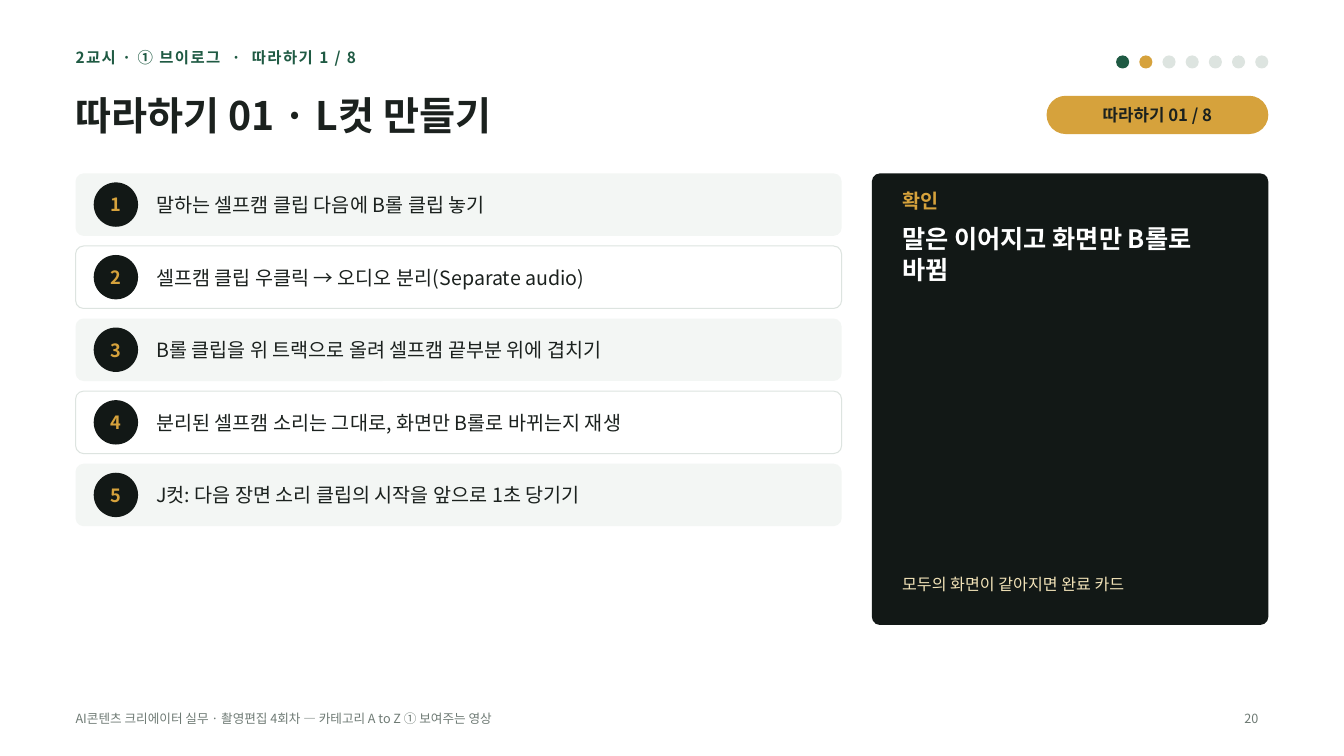
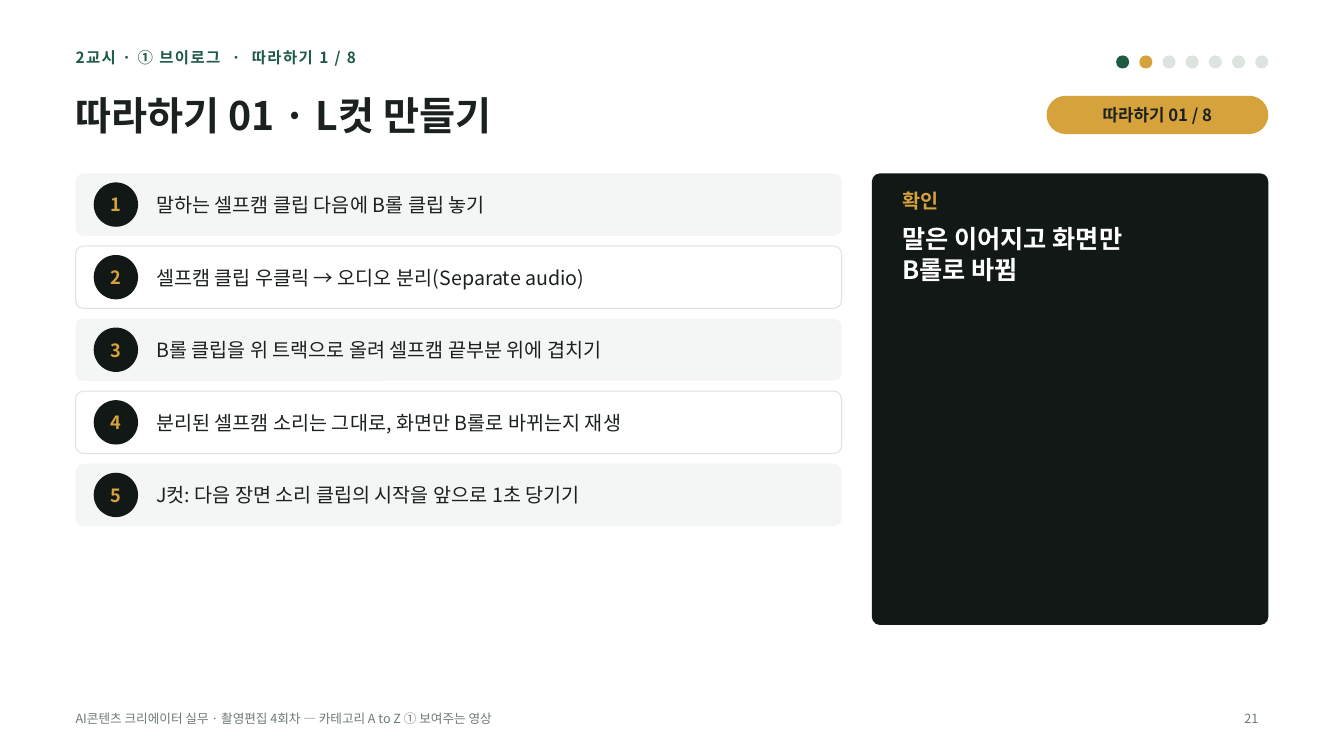
Before and after one commit to yujida/MARUBIT, a slide deck: slide 21 of lectures/04/4회차_카테고리AtoZ_보여주는영상_슬라이드.pptx (slide 20 before the commit). Drawn at 1344x756 pixels with LibreOffice and Linux fonts; fonts in the diff are those of the drawing. Boxes give left, top, right and bottom in pixels: in the first picture for what was removed or moved away, otherwise in the second. Text is boxed around its words. In the diff, an @@ line names an element or a change of style, - is before the commit and + after.

```diff
--- a/lectures/04/4회차_카테고리AtoZ_보여주는영상_슬라이드.pptx
+++ b/lectures/04/4회차_카테고리AtoZ_보여주는영상_슬라이드.pptx
@@ text at (x1=902, y1=227, x2=1123, y2=282): text changed @@
-말은 이어지고 화면만 B롤로 바뀜
+말은 이어지고 화면만
+B롤로 바뀜
@@ text removed at (x1=902, y1=576, x2=1125, y2=592) @@
-모두의 화면이 같아지면 완료 카드
@@ page number at (x1=1244, y1=713, x2=1258, y2=723): text changed @@
-20
+21
```
Also in this commit, not shown: 20 other slides changed, 4 slides added, 2 slides removed, 4 other files.
